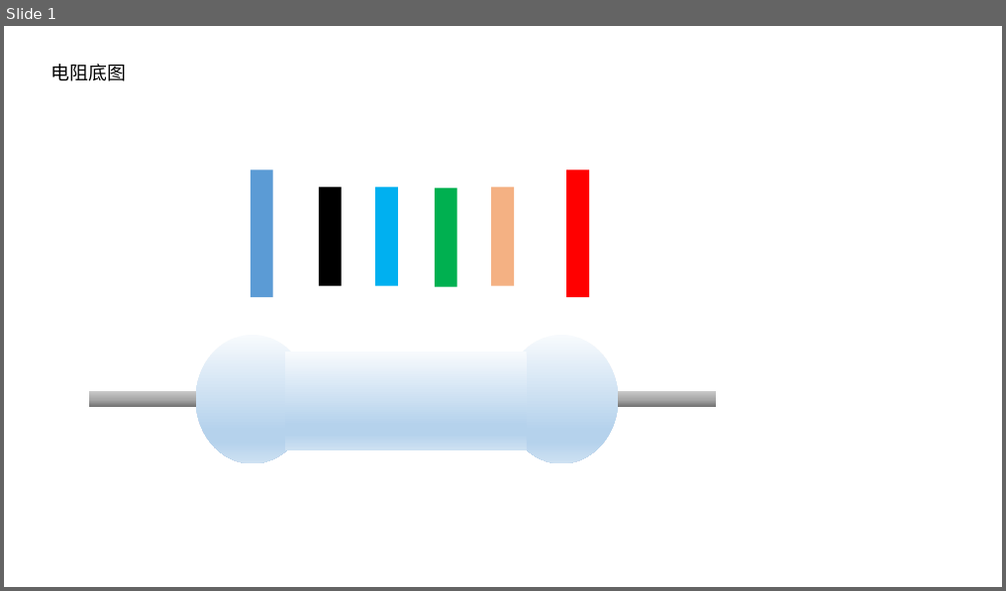
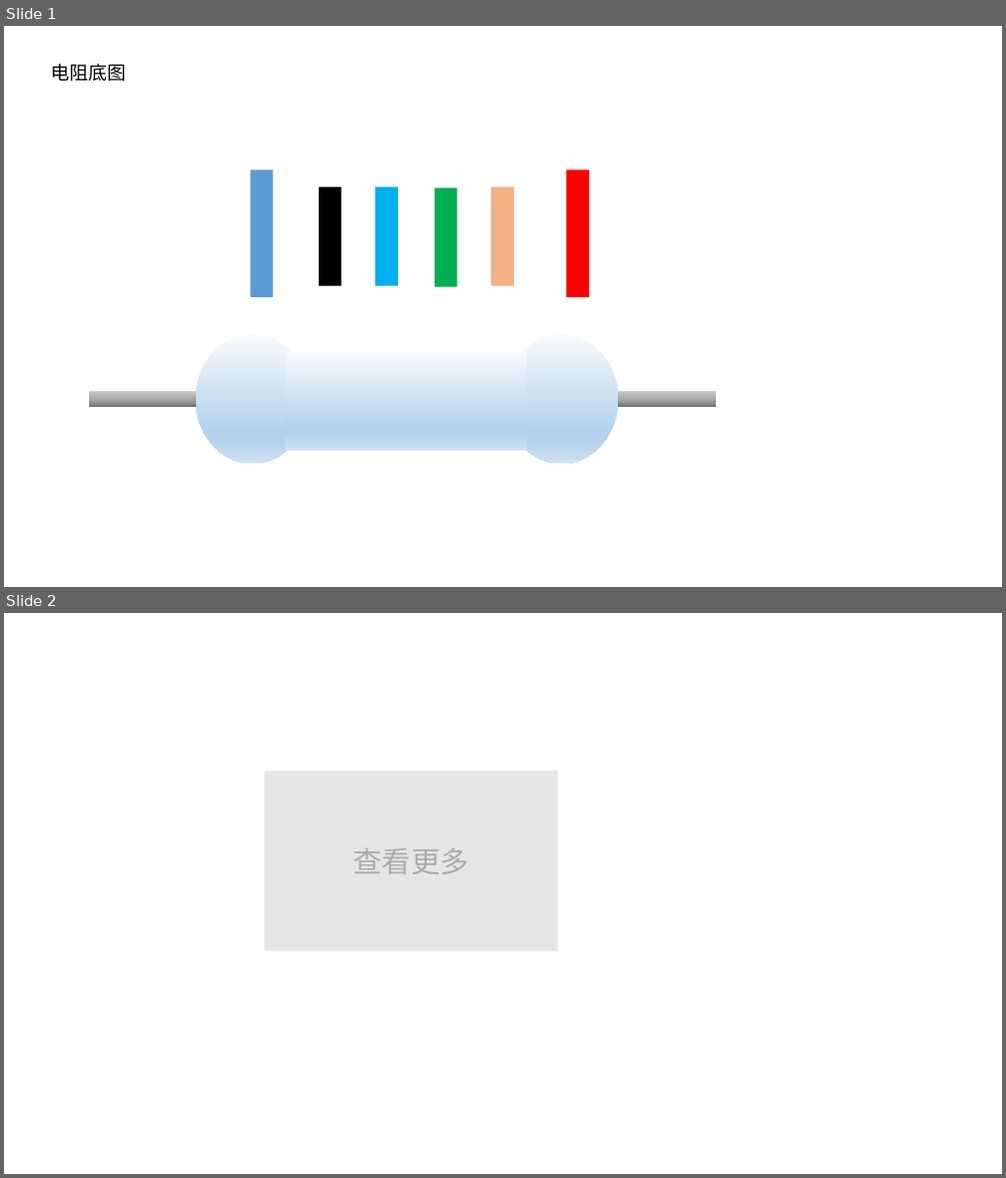
Before and after one commit to goozyshi/Gooit, a slide deck: Gooit自绘图标.pptx. Shown one above the other, each under a label of ours: slide 1 before the commit, slides 1 and 2 after it. The pictures are 1006x591 and 1006x1178 pixels, drawn with LibreOffice and Linux fonts; fonts in the diff are those of the drawing. Boxes give left, top, right and bottom in pixels: in the first picture for what was removed or moved away, otherwise in the second. Text is boxed around its words. In the diff, an @@ line names an element or a change of style, - is before the commit and + after.

```diff
--- a/Gooit自绘图标.pptx
+++ b/Gooit自绘图标.pptx
@@ slide 2 added at (x1=4, y1=613, x2=1002, y2=1174), background #FFFFFF @@
@@ rectangle added at (x1=264, y1=771, x2=558, y2=952), fill #E7E6E6 @@
@@ text added at (x1=352, y1=848, x2=468, y2=874), 28 pt, text #AFABAB @@
+查看更多
```
Also in this commit, not shown: 2 other slides added, 23 other files.
